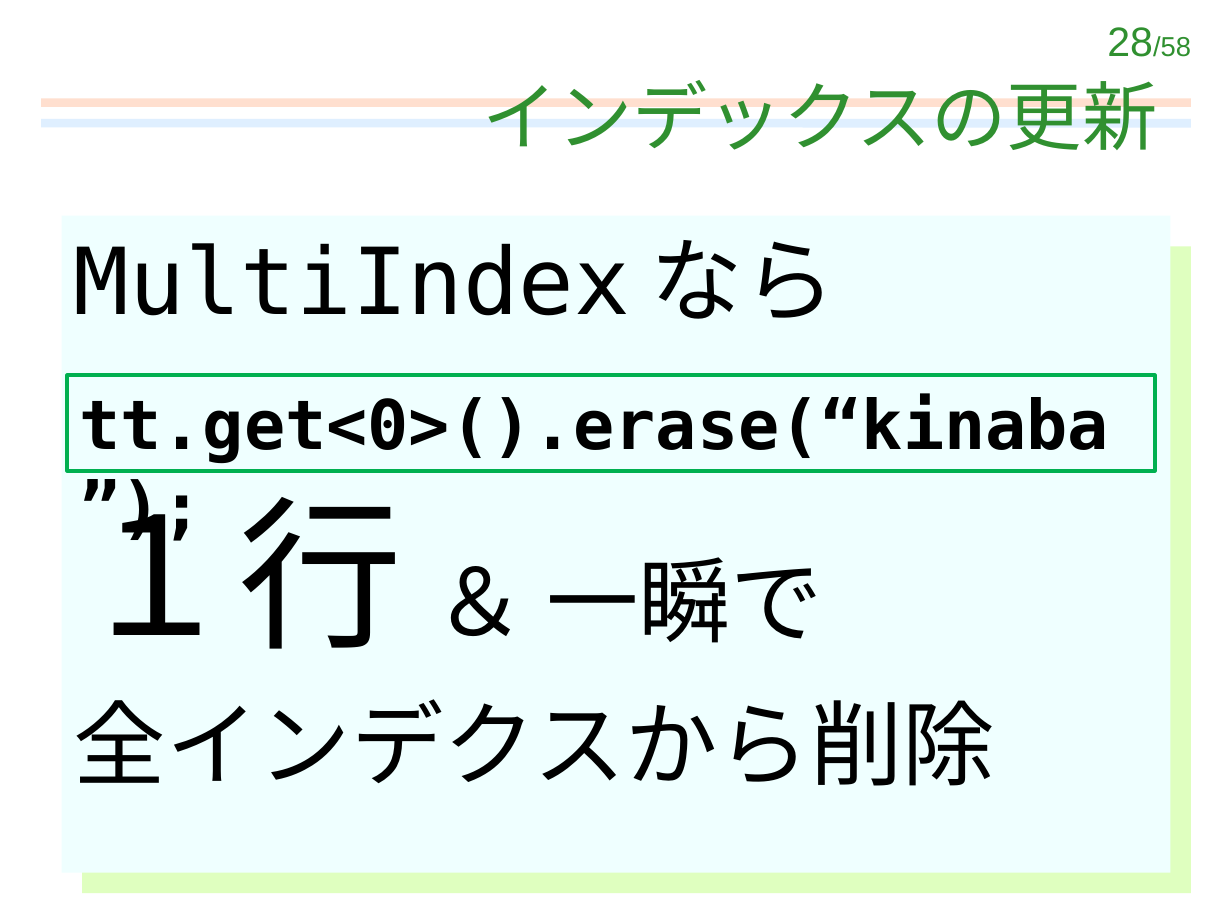
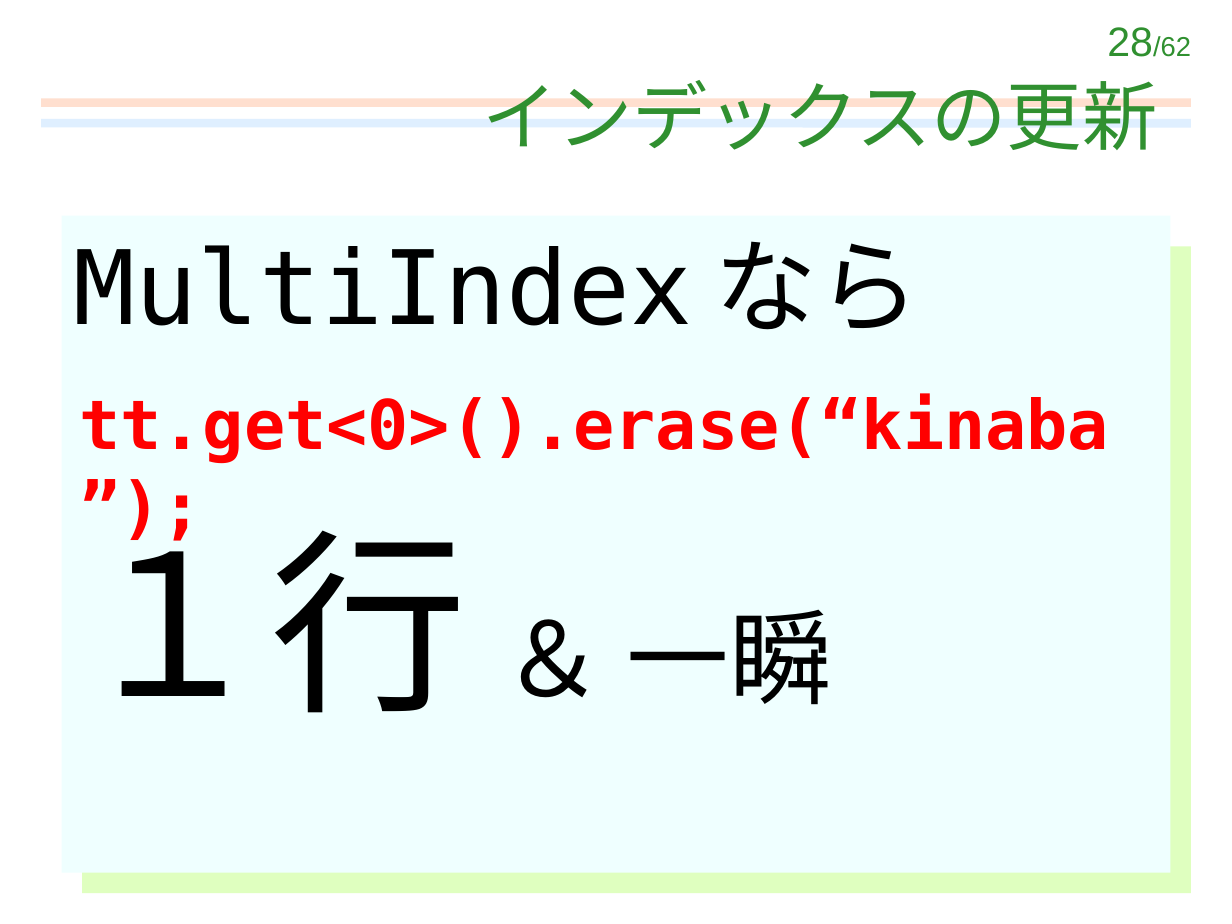
Before and after one commit to kinaba/mint, a slide deck: slide 28 of slide_boostjp.pptx. Drawn at 1232x924 pixels with LibreOffice and Linux fonts; fonts in the diff are those of the drawing. Boxes give left, top, right and bottom in pixels: in the first picture for what was removed or moved away, otherwise in the second. Text is boxed around its words. In the diff, an @@ line names an element or a change of style, - is before the commit and + after.

```diff
--- a/slide_boostjp.pptx
+++ b/slide_boostjp.pptx
@@ page number at [1107,27,1191,57]: text changed @@
-28/58
+28/62
@@ text at [74,241,920,330]: size 54 to 60 pt in "MultiIndex なら"; more space between paragraphs @@
@@ text "tt.get<0>().erase(“kinaba”);": place and size @@
-text "tt.get<0>().erase(“kinaba”);" at [68,376,1156,471]
+text "tt.get<0>().erase(“kinaba”);" at [79,394,1109,464]
@@ text "tt.get<0>().erase(“kinaba”);" at [79,394,1109,464]: text colour #000000 to #FF0000; outline #00B050 2.25 pt to none @@
@@ text at [74,496,832,713]: text changed; size 54 to 60 pt @@
-１行 ＆ 一瞬で
-全インデクスから削除
+１行 ＆ 一瞬
```
Also in this commit, not shown: 6 other slides changed, 1 slide added, 1 other file.
